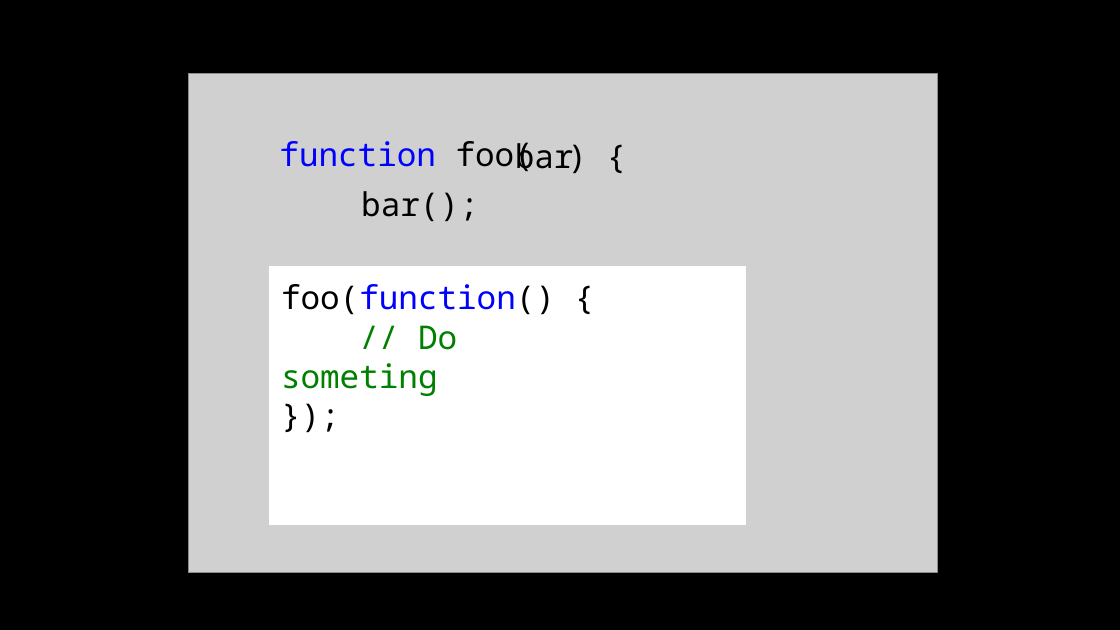
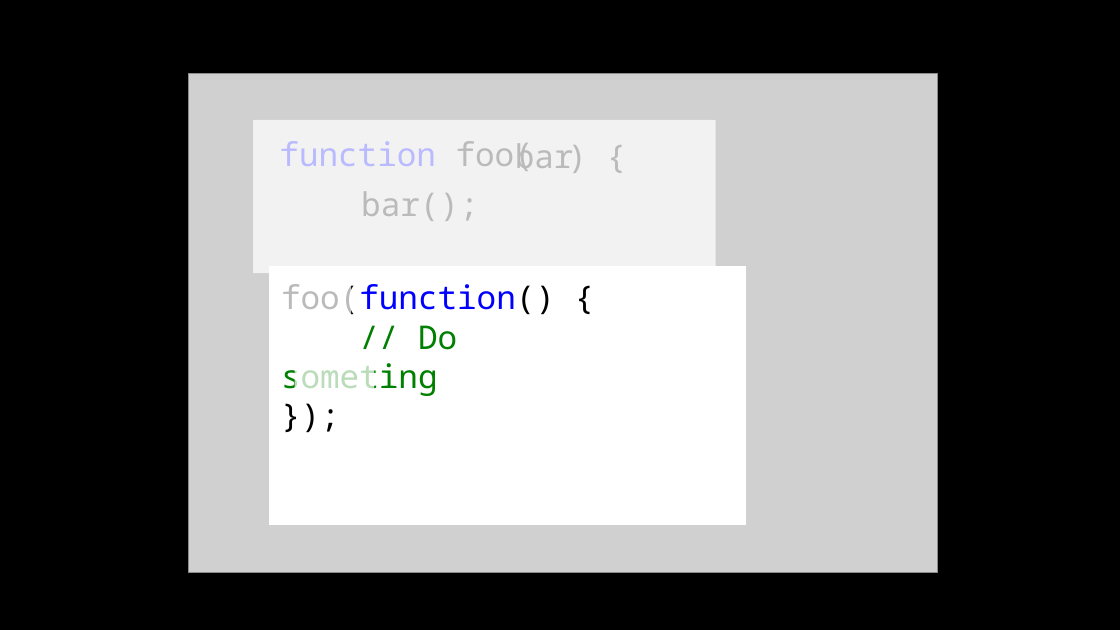
Before and after one commit to wmmihaa/Introduction-to-Node.js, a slide deck: slide 30 of slides/Introduction to Node.js.pptx. Drawn at 1120x630 pixels with LibreOffice and Linux fonts; fonts in the diff are those of the drawing; grey boxes stand for pictures. Boxes give left, top, right and bottom in pixels: in the first picture for what was removed or moved away, otherwise in the second. Text is boxed around its words. In the diff, an @@ line names an element or a change of style, - is before the commit and + after.

```diff
--- a/slides/Introduction to Node.js.pptx
+++ b/slides/Introduction to Node.js.pptx
@@ rectangle added at (253,120,716,273), fill #FFFFFF at 73% opacity @@
@@ rectangle added at (271,281,351,323), fill #FFFFFF at 73% opacity @@
@@ rectangle added at (295,361,375,398), fill #FFFFFF at 73% opacity @@
```
Also in this commit, not shown: 6 other slides changed, 7 slides added, 1 other file.
